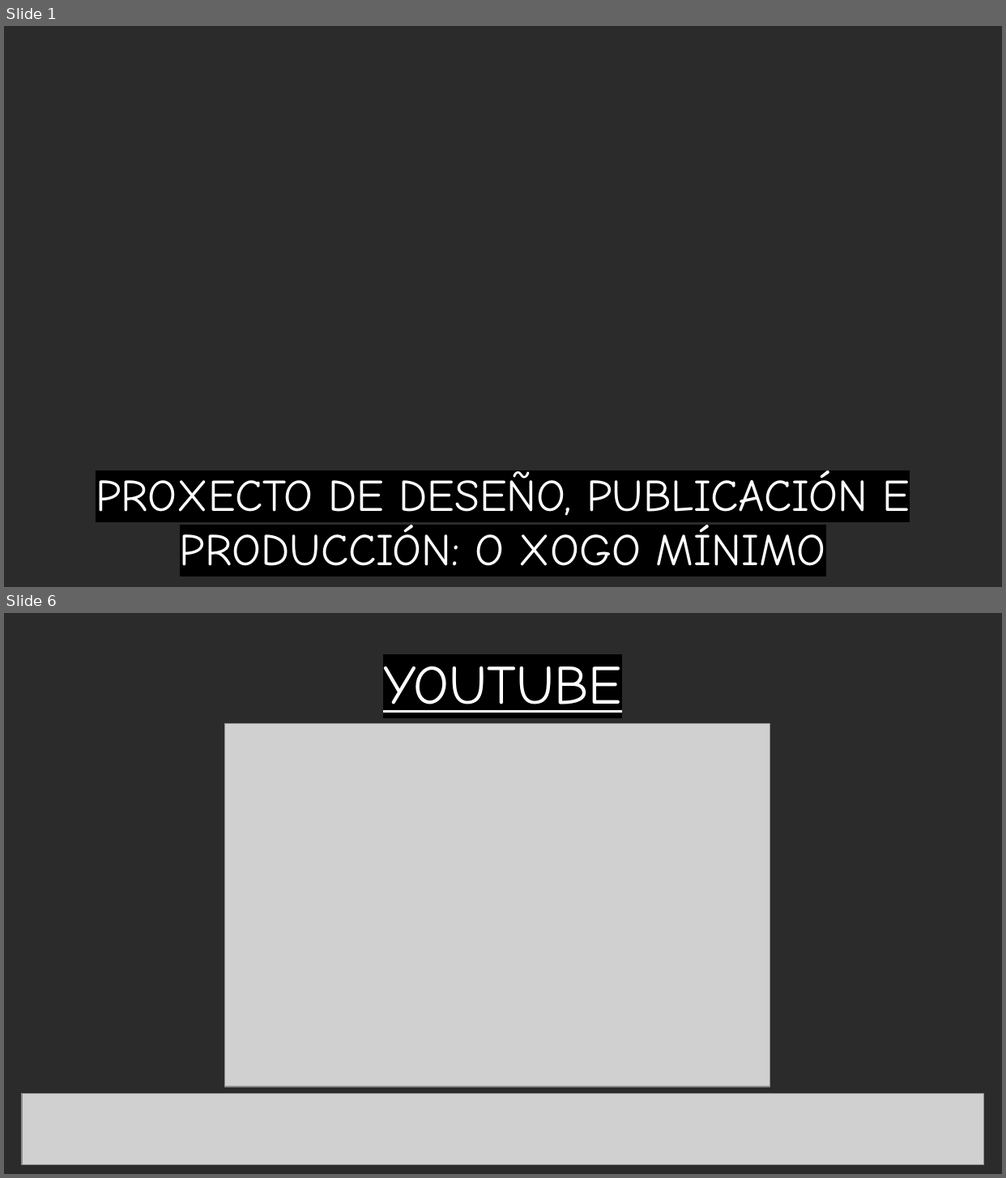
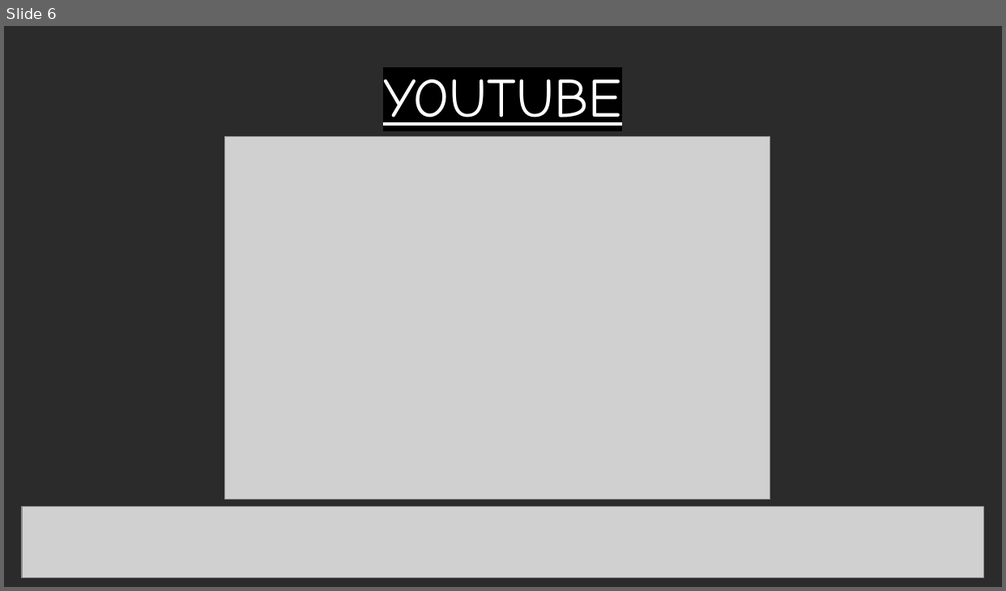
Before and after one commit to BraisGlezArias/TheHeroNeverDies, a slide deck: Documents/Presentation.pptx. Shown one above the other, each under a label of ours: slides 1 and 6 before the commit, slide 6 after it; the slides between them are not shown. The pictures are 1006x1178 and 1006x591 pixels, drawn with LibreOffice and Linux fonts; fonts in the diff are those of the drawing; grey boxes stand for pictures; background and template pictures are left out; a plain dark background stands for a picture behind light text. Boxes give left, top, right and bottom in pixels: in the first picture for what was removed or moved away, otherwise in the second. Text is boxed around its words. In the diff, an @@ line names an element or a change of style, - is before the commit and + after.

```diff
--- a/Documents/Presentation.pptx
+++ b/Documents/Presentation.pptx
@@ slide 1 removed at [4,26,1002,587], background picture (left out) @@
@@ subtitle removed at [96,472,910,579] @@
-PROXECTO DE DESEÑO, PUBLICACIÓN E PRODUCCIÓN: O XOGO MÍNIMO
```
Also in this commit, not shown: 2 slides changed, 3 slides added, 2 other slides removed, 5 other files.
